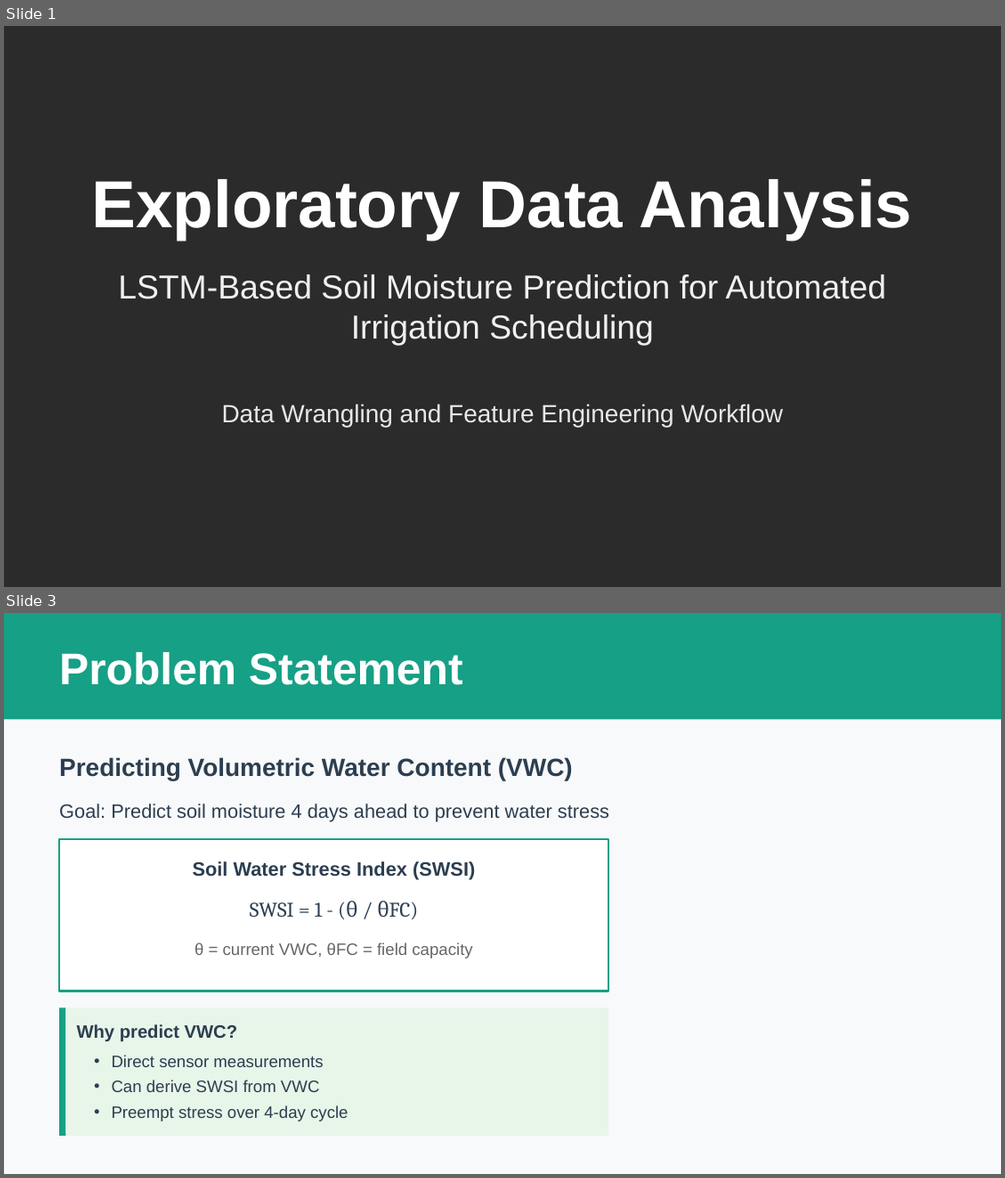
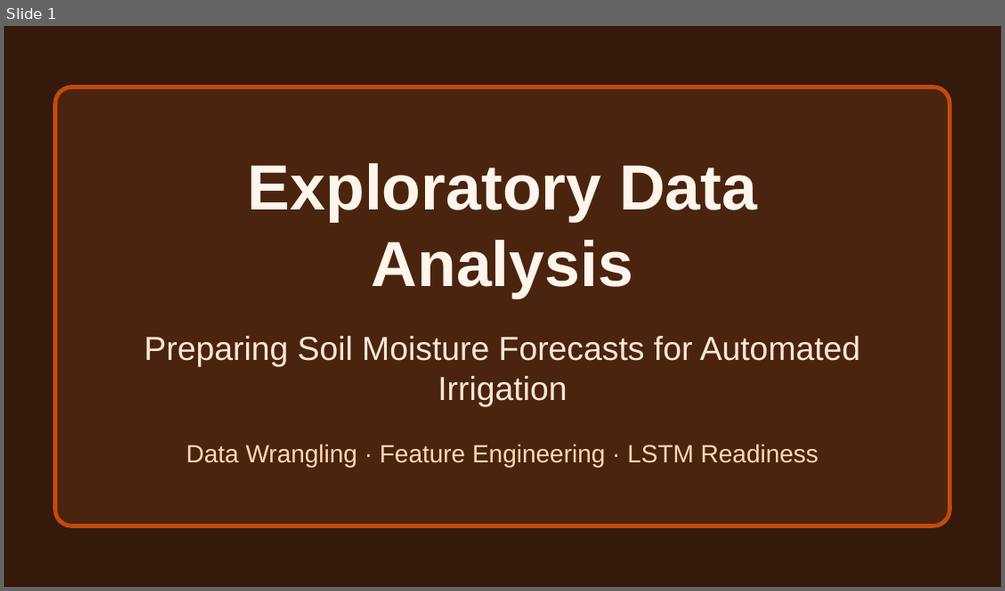
Before and after one commit to Bryan-Nsoh/slide-maker, a slide deck: workspace/presentations/eda-lstm-vwc-prediction.pptx. Shown one above the other, each under a label of ours: slides 1 and 3 before the commit, slide 1 after it; the slides between them are not shown. The pictures are 1005x1178 and 1005x591 pixels, drawn with LibreOffice and Linux fonts; fonts in the diff are those of the drawing; background and template pictures are left out; a plain dark background stands for a picture behind light text. Boxes give left, top, right and bottom in pixels: in the first picture for what was removed or moved away, otherwise in the second. Text is boxed around its words. In the diff, an @@ line names an element or a change of style, - is before the commit and + after.

```diff
--- a/workspace/presentations/eda-lstm-vwc-prediction.pptx
+++ b/workspace/presentations/eda-lstm-vwc-prediction.pptx
@@ slide 3 removed at (4, 613, 1001, 1174), background #F8F9FA @@
@@ rectangle removed at (4, 613, 1001, 720) @@
@@ text removed at (59, 652, 463, 685) @@
-Problem Statement
@@ text removed at (59, 757, 573, 780) @@
-Predicting Volumetric Water Content (VWC)
@@ text removed at (59, 803, 609, 822) @@
-Goal: Predict soil moisture 4 days ahead to prevent water stress
@@ rectangle removed at (60, 839, 609, 992) @@
@@ text removed at (193, 861, 475, 880) @@
-Soil Water Stress Index (SWSI)
@@ text removed at (250, 900, 358, 917) @@
-SWSI = 1 - (θ / θFC)
@@ text removed at (194, 942, 472, 958) @@
-θ = current VWC, θFC = field capacity
@@ rectangle removed at (60, 1008, 609, 1135) @@
@@ line removed from (63, 1008) to (63, 1135) @@
@@ text removed at (77, 1024, 237, 1041) @@
-Why predict VWC?
@@ text removed at (112, 1054, 348, 1121) @@
-• Direct sensor measurements
-• Can derive SWSI from VWC
-• Preempt stress over 4-day cycle
@@ slide 1 changed as well @@
@@ background picture (left out) to #35190B @@
@@ rounded rectangle added at (55, 87, 949, 525), fill #4B2410, outline #C24B0A 3 pt @@
@@ text "Exploratory Data Analysis": place and size @@
-text "Exploratory Data Analysis" at (92, 179, 912, 240)
+text "Exploratory Data Analysis" at (248, 163, 757, 298)
@@ text "Exploratory Data Analysis" at (248, 163, 757, 298): size 48 to 46 pt, text colour #FFFFFF to #FFF5EB; more space between paragraphs @@
@@ text at (144, 336, 860, 407): text changed; text colour #F0F0F0 to #FCE7D6 @@
-LSTM-Based Soil Moisture Prediction for Automated Irrigation Scheduling
+Preparing Soil Moisture Forecasts for Automated Irrigation
@@ text at (186, 443, 818, 467): text changed; text colour #E8E8E8 to #FFD8B2 @@
-Data Wrangling and Feature Engineering Workflow
+Data Wrangling · Feature Engineering · LSTM Readiness
```
Also in this commit, not shown: 22 slides added, 14 other slides removed, 20 other files.
